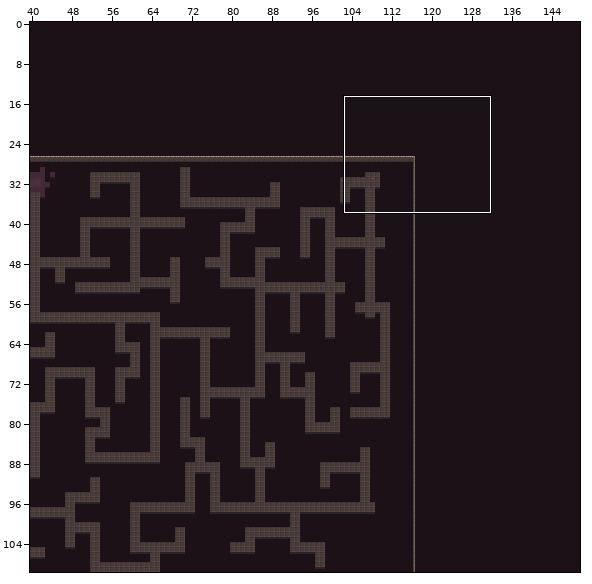
An edit to a level. Tiled map, Maps/map5.tmx. The picture above shows the old version from afar; the outline marks the close-up.
Close-up. Before:
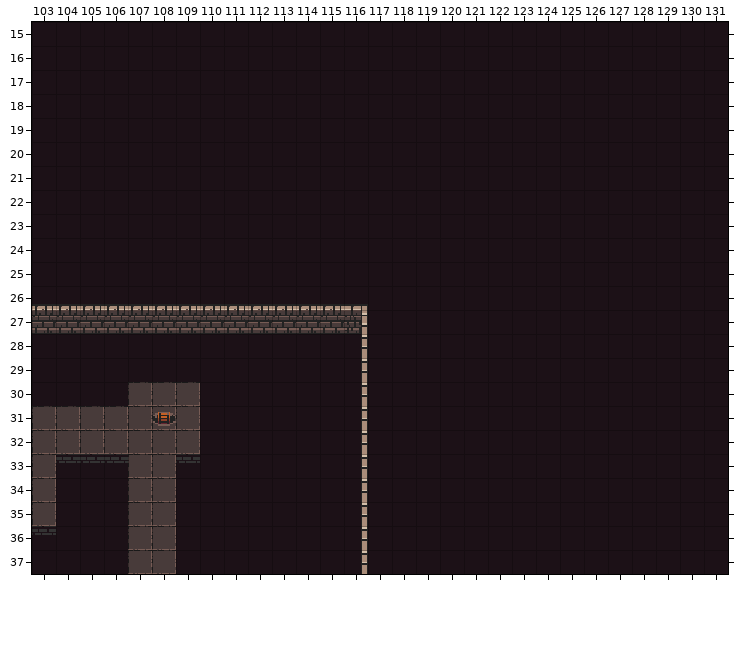
Cells are 16x16 px. Shown: x 103..131, y 15..37. The commit also changed other parts of the map, which this record leaves out.
Once edited:
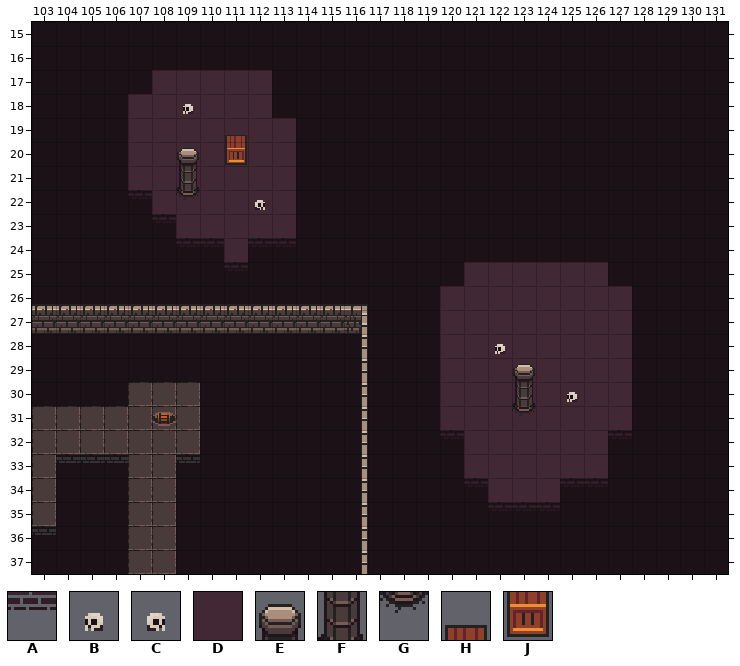
Key: from "Dungeon3-16x16": A 137; from "Dungeon3-16x16-itens": B 49, C 49 flipped left-right, D 50; from "Dungeon3-16x16-itens2": E 165, F 197, G 229, H 398, J 430.
_ is an empty cell.
Diff:
Layer "Ground":
y 17: x 108..112 _____ -> DDDDD
y 18: x 107..112 ______ -> DDDDDD
y 19..21: x 107..113 _______ -> DDDDDDD
y 22: x 108..113 ______ -> DDDDDD
y 23: x 109..113 _____ -> DDDDD
y 24: x 111 _ -> D
y 25: x 121..126 ______ -> DDDDDD
y 26..31: x 120..127 ________ -> DDDDDDDD
y 32..33: x 121..126 ______ -> DDDDDD
y 34: x 122..124 ___ -> DDD
Layer "Hole":
y 18: x 109 _ -> B
y 22: x 107 _ -> A; x 112 _ -> C
y 23: x 108 _ -> A
y 24: x 109..110 __ -> AA; x 112..113 __ -> AA
y 25: x 111 _ -> A
y 28: x 122 _ -> B
y 30: x 125 _ -> B
y 32: x 120 _ -> A; x 127 _ -> A
y 34: x 121 _ -> A; x 125..126 __ -> AA
y 35: x 122..124 ___ -> AAA
Layer "Decoration":
y 19: x 111 _ -> H
y 20: x 109 _ -> E; x 111 _ -> J
y 21: x 109 _ -> F
y 22: x 109 _ -> G
y 29: x 123 _ -> E
y 30: x 123 _ -> F
y 31: x 123 _ -> G
Boxes around the changes in both close-ups, in picture pixels (x1, y1, x2, y2):
added: (128, 70, 296, 271)
added: (440, 262, 632, 511)
